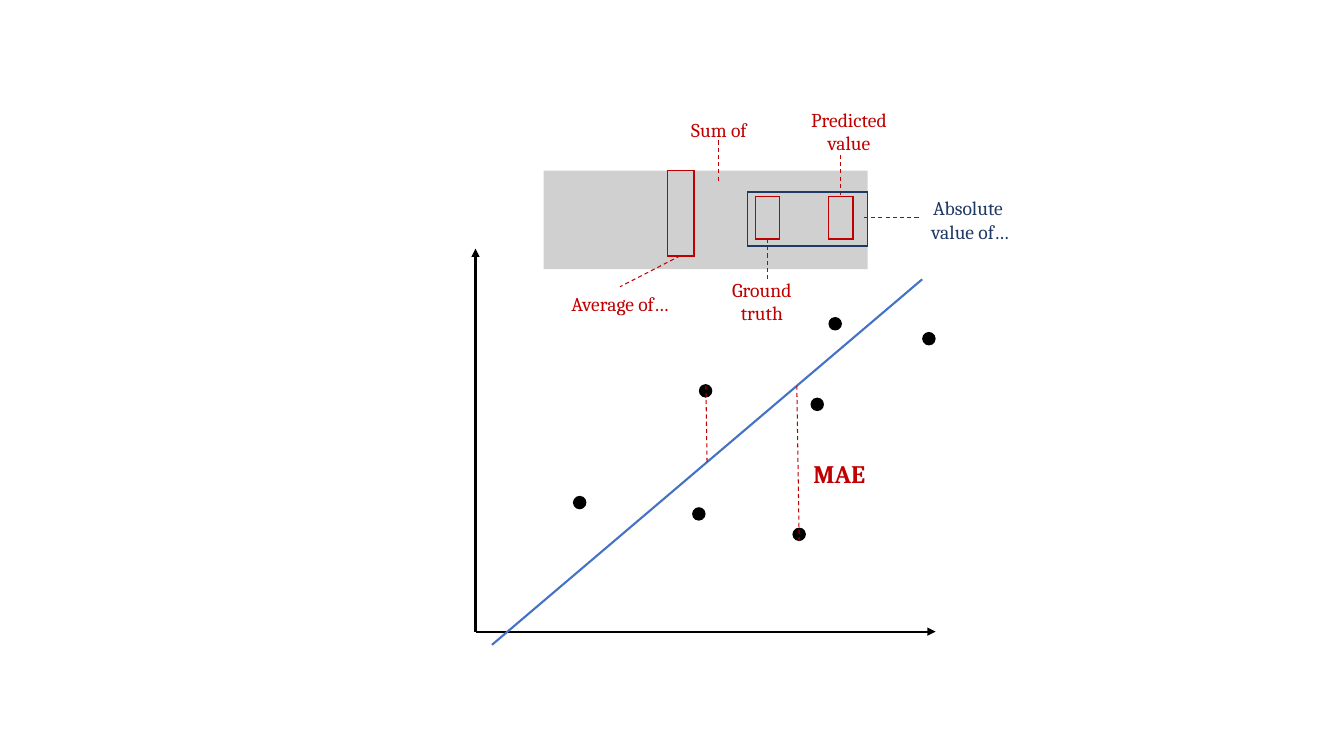
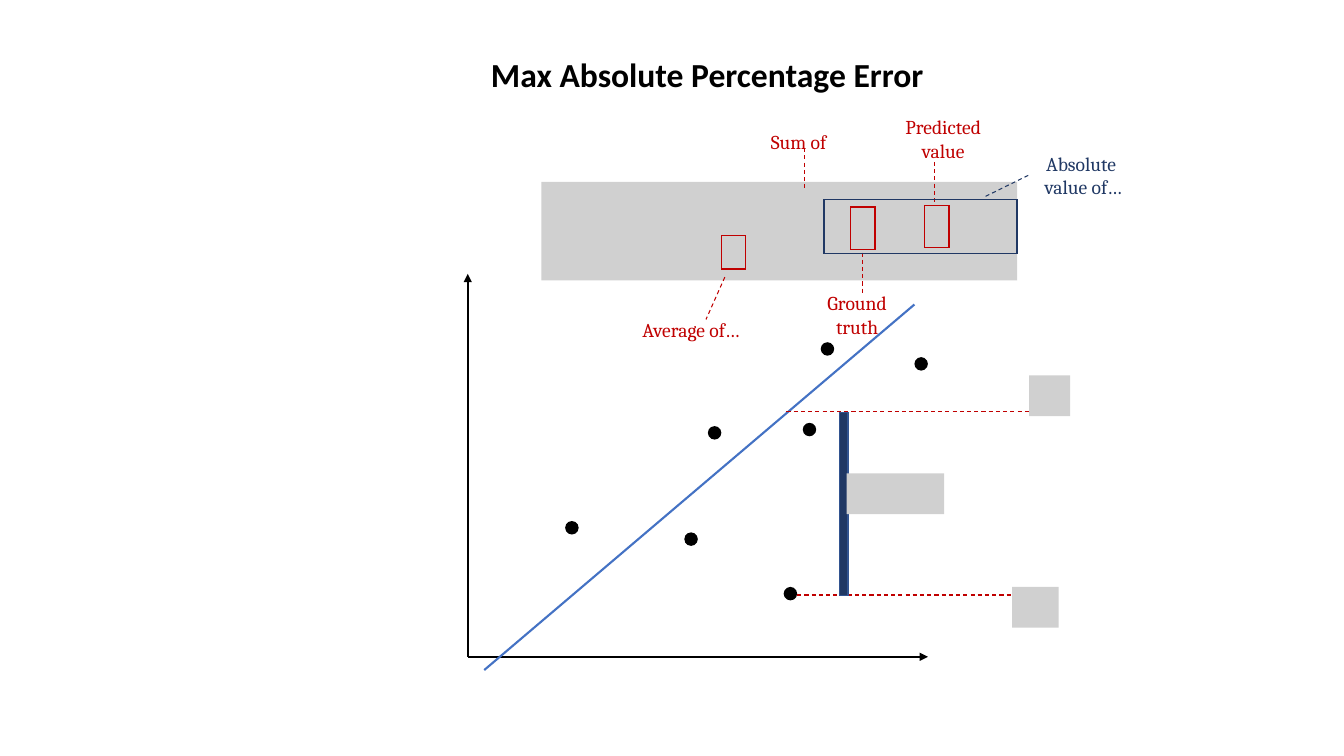
Before and after one commit to obifarin/machine-learning.ainotes, a slide deck: slide 4 of datasets/metrics/metrics_figures.pptx. Drawn at 1344x756 pixels with LibreOffice and Linux fonts; fonts in the diff are those of the drawing; grey boxes stand for pictures. Boxes give left, top, right and bottom in pixels: in the first picture for what was removed or moved away, otherwise in the second. Text is boxed around its words. In the diff, an @@ line names an element or a change of style, - is before the commit and + after.

```diff
--- a/datasets/metrics/metrics_figures.pptx
+++ b/datasets/metrics/metrics_figures.pptx
@@ text added at <box>491,63,924,93</box>, 24 pt, text #000000, bold @@
+Max Absolute Percentage Error
@@ text "Predicted": place and size @@
-text "Predicted" at <box>811,113,887,150</box>
+text "Predicted" at <box>905,120,981,158</box>
@@ text "Sum of": place and size @@
-text "Sum of" at <box>691,123,747,141</box>
+text "Sum of" at <box>771,135,827,152</box>
@@ line moved from (841, 155) - (841, 196) to (806, 148) - (806, 189) @@
@@ text "Absolute": place and size @@
-text "Absolute" at <box>931,201,1008,239</box>
+text "Absolute" at <box>1045,157,1122,194</box>
@@ rectangle removed at <box>667,170,694,256</box> @@
@@ line moved from (719, 140) - (719, 180) to (935, 162) - (935, 203) @@
@@ line moved from (919, 218) - (864, 218) to (1028, 175) - (984, 198) @@
@@ picture: place and size @@
-picture at <box>543,170,867,269</box>
+picture at <box>541,182,1017,281</box>
@@ rectangle: place and size @@
-rectangle at <box>748,193,868,247</box>
+rectangle at <box>825,200,1018,254</box>
@@ rectangle: place and size @@
-rectangle at <box>829,197,853,239</box>
+rectangle at <box>851,208,875,250</box>
@@ rectangle added at <box>925,206,949,248</box>, outline #C00000 1 pt @@
@@ rectangle: place and size @@
-rectangle at <box>755,197,779,239</box>
+rectangle at <box>722,236,746,269</box>
@@ line moved from (767, 239) - (767, 279) to (863, 253) - (863, 292) @@
@@ line moved from (681, 256) - (620, 286) to (725, 277) - (706, 320) @@
@@ text "Ground" rewrapped from <box>732,283,791,321</box> to <box>827,292,886,339</box> @@
@@ text "Average of…": place and size @@
-text "Average of…" at <box>571,297,668,316</box>
+text "Average of…" at <box>642,323,739,342</box>
@@ line removed from (706, 386) to (707, 464) @@
@@ line removed from (798, 386) to (800, 541) @@
@@ picture added at <box>1029,375,1071,415</box> @@
@@ line added from (786, 411) to (1030, 411), #C00000 0.75 pt dashed @@
@@ rectangle added at <box>840,412,848,596</box>, fill #203864, outline #325491 1 pt @@
@@ ellipse: place and size @@
-ellipse at <box>699,384,712,397</box>
+ellipse at <box>708,426,721,440</box>
@@ text removed at <box>813,466,865,483</box> @@
-MAE
@@ picture added at <box>847,474,945,514</box> @@
@@ ellipse: place and size @@
-ellipse at <box>573,496,586,509</box>
+ellipse at <box>566,521,579,534</box>
@@ ellipse: place and size @@
-ellipse at <box>792,527,806,540</box>
+ellipse at <box>783,587,797,600</box>
@@ line added from (798, 595) to (1042, 595), #C00000 0.75 pt dashed @@
@@ picture added at <box>1012,587,1059,627</box> @@
@@ 4 ellipses, 2 arrows, 1 line: place and size @@
-4 ellipses, 2 arrows, 1 line at <box>476,249,936,645</box>
+4 ellipses, 2 arrows, 1 line at <box>468,274,929,670</box>
```
Also in this commit, not shown: 1 other slide changed, 2 slides added, 10 other files.
